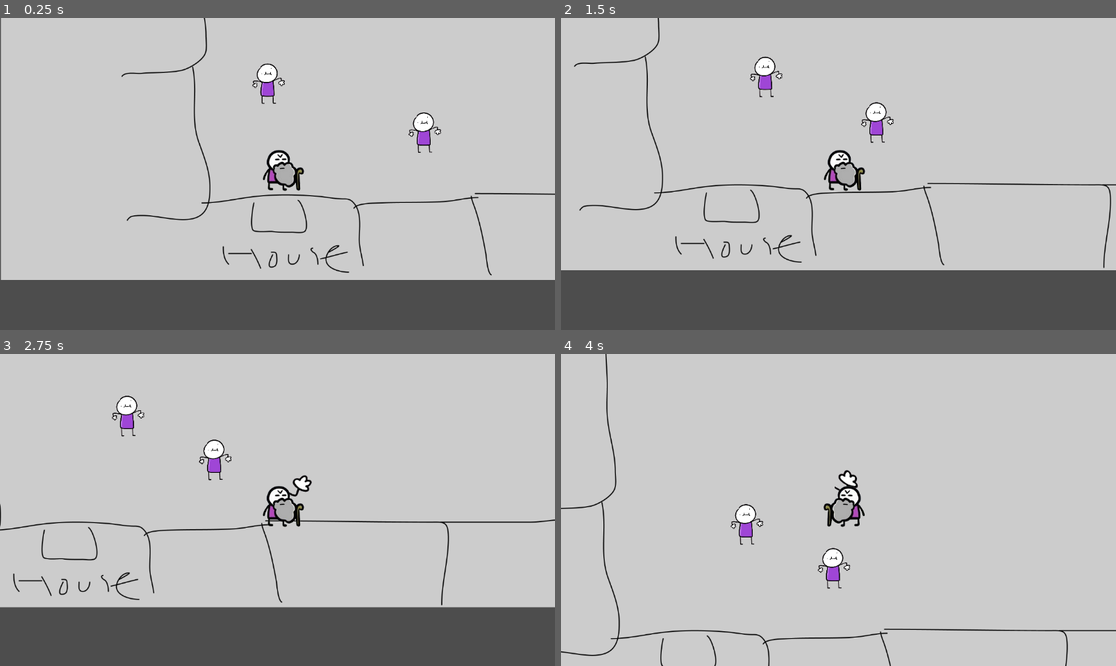
Above: before the commit, frames 1-4 (two rows, left to right).
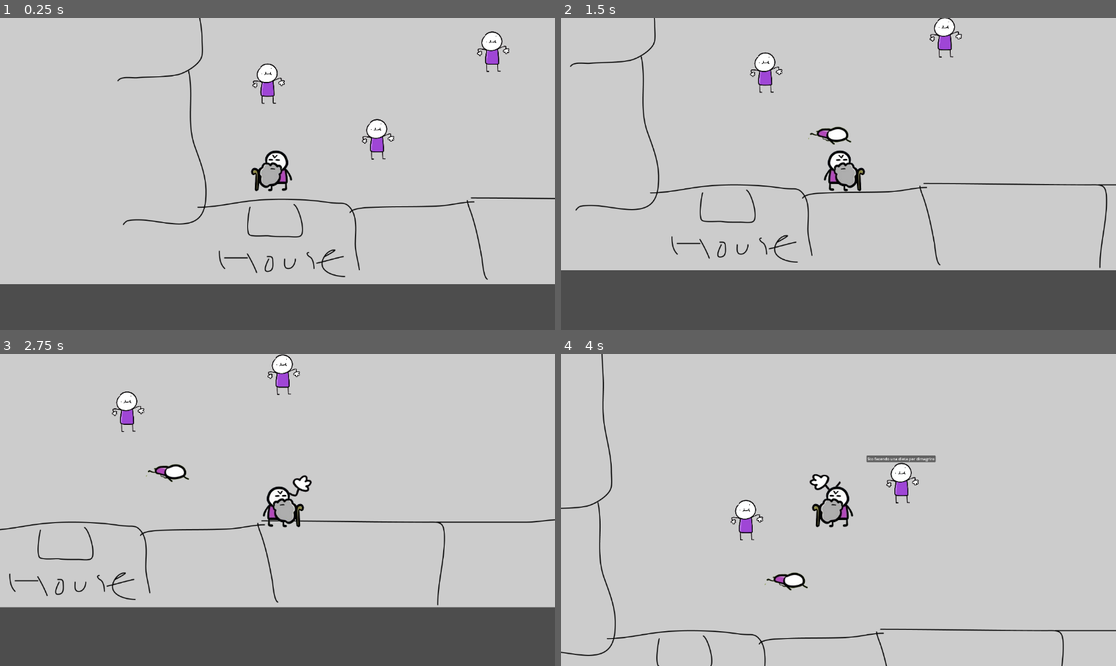
Above: after the commit, the same moments.

Repository: Athryell/Slap_game
Game: Godot game, scene res://Scenes/world.tscn
The game is run twice, just before and just after one commit, with the same random seed, the same clock (stepped at 60 frames per second) and the same inputs.
Inputs:
- Up to frame 1 (0.25 s): no input
- Up to frame 2 (1.5 s): hold D (move_right) 0.53-1.28 s; tap Space (slap_basic) at 0.6, 1.35 s; hold S (move_down) from 1.28 s (still down)
- Up to frame 3 (2.75 s): release S (move_down) at 2.03 s; hold D (move_right) from 2.03 s (still down); tap Space (slap_basic) at 2.1 s
- Up to frame 4 (4 s): release D (move_right) at 2.78 s; hold W (move_up) 2.78-3.53 s; tap Space (slap_basic) at 2.85, 3.6 s; hold A (move_left) from 3.53 s (still down)

The runs differ from the first frame. In frame 1, 5.5% of the frame differs, in the area x 0-100%, y 0-86%; in frame 2, 3.1%; in frame 3, 2.6%; in frame 4, 3.8%.

Commit message:
split base_char into people and collectible char, fixed one line dialogue

Diff:
--- a/Autoload/game_progress_manager.gd
+++ b/Autoload/game_progress_manager.gd
@@ -13,27 +13,28 @@
 var good_thing_slapped = 0
 
 
-func update_progress(f: Global.FACTION, t: Global.TYPE):
-	if f:
-		update_ending(f)
-	if t:
-		update_type(t)
+func update_ending_progress(faction: Global.FACTION) -> void:
+	if not faction:
+		return
 
-
-	print("SLAPPED a " + Global.FACTION.find_key(f) + " -> " + Global.TYPE.find_key(t))
-
-
-func update_ending(faction: Global.FACTION) -> void:
 	match faction:
 		Global.FACTION.BAD:
 			bad_thing_slapped += 1
 		Global.FACTION.GOOD:
 			good_thing_slapped += 1
 
+	print("SLAPPED a " + Global.FACTION.find_key(faction))
 
-func update_type(type: Global.TYPE) -> void:
+
+func update_collectible(type: Global.TYPE) -> void:
+	if not type:
+		push_error("Forgot to assign TYPE!")
+		return
+
 	match type:
 		Global.TYPE.BUTTERFLY:
 			butterflies_collected += 1
 		Global.TYPE.MOSQUITO:
 			mosquitoes_collected += 1
+
+	print("of TYPE -> " + Global.TYPE.find_key(type))
--- a/Components/dialogue_component.gd
+++ b/Components/dialogue_component.gd
@@ -21,7 +21,6 @@
 
 
 func _on_body_entered(body: Node2D) -> void:
-
 	if body is Player:
 		_show_dialogue()
 
@@ -34,11 +33,12 @@
 func _show_dialogue():
 	label.text = dialogue[dialogue_line]
 
-	dialogue_line += 1
-	if dialogue_line == dialogue.size():
-		dialogue_line = 0
+	if dialogue.size() > 1:
+		dialogue_line += 1
+		if dialogue_line == dialogue.size():
+			dialogue_line = 0
 
-	baloon_timer.start()
+		baloon_timer.start()
 
 	dialogue_container.visible = true
 
@@ -61,7 +61,11 @@
 func _on_text_timer_timeout() -> void:
 	_hide_dialogue()
 
-	var timer = get_tree().create_timer(PAUSE_BETWEEN_SENTENCES)
+	var timer
+	if dialogue_line == 0:
+		timer = get_tree().create_timer(PAUSE_BETWEEN_SENTENCES * 4)
+	else:
+		timer = get_tree().create_timer(PAUSE_BETWEEN_SENTENCES)
 	await timer.timeout
 
 	_show_dialogue()
--- a/Components/dialogue_component.tscn
+++ b/Components/dialogue_component.tscn
@@ -106,6 +106,7 @@
 one_shot = true
 
 [node name="DialogueContainer" type="CenterContainer" parent="."]
+z_index = 2
 anchors_preset = 7
 anchor_left = 0.5
 anchor_top = 1.0
--- a/Scenes/Characters/Player/player.gd
+++ b/Scenes/Characters/Player/player.gd
@@ -1,4 +1,6 @@
 class_name Player extends CharacterBody2D
+
+@export var sprite_offset_flip = 12
 
 const SPEED = 300.0
 var direction: Vector2
@@ -25,5 +27,7 @@
 func update_sprite() -> void:
 	if direction.x < 0:
 		player_sprite.flip_h = true
+		player_sprite.position.x = -sprite_offset_flip
 	else:
 		player_sprite.flip_h = false
+		player_sprite.position.x = sprite_offset_flip
--- a/Scenes/Characters/Player/player.tscn
+++ b/Scenes/Characters/Player/player.tscn
@@ -85,6 +85,30 @@
 "transitions": PackedFloat32Array(1),
 "update": 1,
 "values": [false]
+}
+tracks/6/type = "value"
+tracks/6/imported = false
+tracks/6/enabled = true
+tracks/6/path = NodePath("Sprite2D:flip_h")
+tracks/6/interp = 1
+tracks/6/loop_wrap = true
+tracks/6/keys = {
+"times": PackedFloat32Array(0),
+"transitions": PackedFloat32Array(1),
+"update": 1,
+"values": [false]
+}
+tracks/7/type = "value"
+tracks/7/imported = false
+tracks/7/enabled = true
+tracks/7/path = NodePath(".:position")
+tracks/7/interp = 1
+tracks/7/loop_wrap = true
+tracks/7/keys = {
+"times": PackedFloat32Array(0),
+"transitions": PackedFloat32Array(1),
+"update": 0,
+"values": [Vector2(0, 0)]
 }
 
 [sub_resource type="Animation" id="Animation_5on8c"]
@@ -162,10 +186,123 @@
 "update": 1,
 "values": [true]
 }
+tracks/6/type = "value"
+tracks/6/imported = false
+tracks/6/enabled = true
+tracks/6/path = NodePath("Sprite2D:flip_h")
+tracks/6/interp = 1
+tracks/6/loop_wrap = true
+tracks/6/keys = {
+"times": PackedFloat32Array(0),
+"transitions": PackedFloat32Array(1),
+"update": 1,
+"values": [false]
+}
+
+[sub_resource type="Animation" id="Animation_0svjp"]
+resource_name = "slap_left"
+length = 0.8
+tracks/0/type = "value"
+tracks/0/imported = false
+tracks/0/enabled = true
+tracks/0/path = NodePath(".:rotation")
+tracks/0/interp = 1
+tracks/0/loop_wrap = true
+tracks/0/keys = {
+"times": PackedFloat32Array(0.0333333, 0.566667, 0.666667, 0.766667),
+"transitions": PackedFloat32Array(1, 1, 1, 1),
+"update": 0,
+"values": [-1.39626, 0.0436332, -0.574213, -1.97048]
+}
+tracks/1/type = "value"
+tracks/1/imported = false
+tracks/1/enabled = true
+tracks/1/path = NodePath(".:skew")
+tracks/1/interp = 1
+tracks/1/loop_wrap = true
+tracks/1/keys = {
+"times": PackedFloat32Array(0.0333333, 0.566667, 0.666667, 0.766667),
+"transitions": PackedFloat32Array(1, 1, 1, 1),
+"update": 0,
+"values": [0.0, -0.427606, -0.729548, -0.190241]
+}
+tracks/2/type = "value"
+tracks/2/imported = false
+tracks/2/enabled = true
+tracks/2/path = NodePath(".:scale")
+tracks/2/interp = 1
+tracks/2/loop_wrap = true
+tracks/2/keys = {
+"times": PackedFloat32Array(0.0333333, 0.566667, 0.666667, 0.766667),
+"transitions": PackedFloat32Array(1, 1, 1, 1),
+"update": 0,
+"values": [Vector2(1, 1), Vector2(1.345, 1.345), Vector2(1, 1), Vector2(0.855, 0.855)]
+}
+tracks/3/type = "value"
+tracks/3/imported = false
+tracks/3/enabled = true
+tracks/3/path = NodePath(".:visible")
+tracks/3/interp = 1
+tracks/3/loop_wrap = true
+tracks/3/keys = {
+"times": PackedFloat32Array(0, 0.8),
+"transitions": PackedFloat32Array(1, 1),
+"update": 1,
+"values": [true, false]
+}
+tracks/4/type = "value"
+tracks/4/imported = false
+tracks/4/enabled = true
+tracks/4/path = NodePath("Area2D/CollisionShape2D:disabled")
+tracks/4/interp = 1
+tracks/4/loop_wrap = true
+tracks/4/keys = {
+"times": PackedFloat32Array(0, 0.566667, 0.766667),
+"transitions": PackedFloat32Array(1, 1, 1),
+"update": 1,
+"values": [true, false, true]
+}
+tracks/5/type = "value"
+tracks/5/imported = false
+tracks/5/enabled = true
+tracks/5/path = NodePath("SwingAudioStreamPlayer:playing")
+tracks/5/interp = 1
+tracks/5/loop_wrap = true
+tracks/5/keys = {
+"times": PackedFloat32Array(0.533333),
+"transitions": PackedFloat32Array(1),
+"update": 1,
+"values": [true]
+}
+tracks/6/type = "value"
+tracks/6/imported = false
+tracks/6/enabled = true
+tracks/6/path = NodePath("Sprite2D:flip_h")
+tracks/6/interp = 1
+tracks/6/loop_wrap = true
+tracks/6/keys = {
+"times": PackedFloat32Array(0),
+"transitions": PackedFloat32Array(1),
+"update": 1,
+"values": [true]
+}
+tracks/7/type = "value"
+tracks/7/imported = false
+tracks/7/enabled = true
+tracks/7/path = NodePath(".:position")
+tracks/7/interp = 1
+tracks/7/loop_wrap = true
+tracks/7/keys = {
+"times": PackedFloat32Array(0, 0.666667, 0.8),
+"transitions": PackedFloat32Array(1, 1, 1),
+"update": 0,
+"values": [Vector2(0, 0), Vector2(-17.605, 0), Vector2(0, 0)]
+}
 
 [sub_resource type="AnimationLibrary" id="AnimationLibrary_h25lp"]
 _data = {
 "RESET": SubResource("Animation_oh6pn"),
+"slap_left": SubResource("Animation_0svjp"),
 "slap_right": SubResource("Animation_5on8c")
 }
 
@@ -195,7 +332,7 @@
 metadata/_edit_group_ = true
 
 [node name="Area2D" type="Area2D" parent="Hand"]
-position = Vector2(50, -4)
+rotation = 0.888373
 collision_layer = 0
 collision_mask = 2
 
@@ -224,9 +361,9 @@
 
 [node name="PlayerSprite" type="Sprite2D" parent="."]
 z_index = 1
-position = Vector2(12, -7)
+position = Vector2(-12, -6)
 texture = ExtResource("1_w1b8n")
-metadata/_edit_lock_ = true
+flip_h = true
 
 [node name="CollisionShape2D" type="CollisionShape2D" parent="."]
 shape = SubResource("CircleShape2D_2lcr1")
--- a/Scenes/Characters/base_character.gd
+++ b/Scenes/Characters/base_character.gd
@@ -1,32 +1,24 @@
 class_name BaseCharacter extends Area2D
 
 @export var faction: Global.FACTION
-@export var type: Global.TYPE
 @export var achievement: Global.ACHIEVEMENT
 @export var max_amount_slap: int = 1
 
 @onready var slap_taken: int = 0
-@onready var sprite_normal: Sprite2D = $CharacterSpriteNormal
-@onready var sprite_faint: Sprite2D = $CharacterSpriteFaint
+
 @onready var collider: CollisionShape2D = $CollisionShape2D
 
 func deal_slap():
 	slap_taken += 1
 	if slap_taken >= max_amount_slap:
-		defeat()
+		_defeat()
 
 
-func defeat():
-	GameProgressManager.update_progress(faction, type)
+func _defeat(): # Added behaviours through inheritance
+	GameProgressManager.update_ending_progress(faction)
 	AchievementsManager.update_achievement(achievement)
 
-	if type == Global.TYPE.BUTTERFLY or type == Global.TYPE.MOSQUITO:
-		# TODO: Play explosion
-		queue_free()
-
 	collider.set_deferred("disabled", true)
-	sprite_normal.set_visible(false)
-	sprite_faint.set_visible(true)
 
 	var children = get_children()
 	for c in children:
--- a/Scenes/Characters/base_character.tscn
+++ b/Scenes/Characters/people_character.tscn
@@ -1,15 +1,15 @@
 [gd_scene load_steps=5 format=3 uid="uid://ckeg0pg2y5gmu"]
 
-[ext_resource type="Script" path="res://Scenes/Characters/base_character.gd" id="1_bmxlk"]
 [ext_resource type="Texture2D" uid="uid://dyxtbsdbjyvsk" path="res://Assets/Images/characters/base_character.png" id="1_vbo7x"]
+[ext_resource type="Script" path="res://people_character.gd" id="1_vixp1"]
 [ext_resource type="Texture2D" uid="uid://x88g0wvsoy26" path="res://Assets/Images/characters/faint_character.png" id="3_xc8hg"]
 
 [sub_resource type="CircleShape2D" id="CircleShape2D_w5sb3"]
 radius = 21.0
 
-[node name="BaseCharacter" type="Area2D"]
+[node name="PeopleCharacter" type="Area2D"]
 collision_layer = 2
-script = ExtResource("1_bmxlk")
+script = ExtResource("1_vixp1")
 
 [node name="CharacterSpriteNormal" type="Sprite2D" parent="."]
 position = Vector2(-9.53674e-07, -7)
--- a/Scenes/Characters/walking_characterTEST.tscn
+++ b/Scenes/Characters/walking_characterTEST.tscn
@@ -1,6 +1,6 @@
 [gd_scene load_steps=3 format=3 uid="uid://cyts84w8cw5ql"]
 
-[ext_resource type="PackedScene" uid="uid://ckeg0pg2y5gmu" path="res://Scenes/Characters/base_character.tscn" id="1_tbqkp"]
+[ext_resource type="PackedScene" uid="uid://ckeg0pg2y5gmu" path="res://Scenes/Characters/people_character.tscn" id="1_tbqkp"]
 [ext_resource type="Script" path="res://Scenes/Characters/walking_characterTEST.gd" id="2_4jykf"]
 
 [node name="WalkingCharacter" instance=ExtResource("1_tbqkp")]
--- a/Scenes/Collectibles/butterfly.tscn
+++ b/Scenes/Collectibles/butterfly_character.tscn
@@ -1,6 +1,6 @@
 [gd_scene load_steps=5 format=3 uid="uid://dcsowl3ni4cml"]
 
-[ext_resource type="Script" path="res://Scenes/Characters/base_character.gd" id="1_qgbqy"]
+[ext_resource type="Script" path="res://collectible_character.gd" id="1_t0bg3"]
 [ext_resource type="Texture2D" uid="uid://ds71881nyiw64" path="res://Assets/Images/characters/insect.png" id="2_fduws"]
 [ext_resource type="Script" path="res://Components/aim_movement_component.gd" id="3_2jn3v"]
 
@@ -9,8 +9,7 @@
 [node name="Butterfly" type="Area2D"]
 collision_layer = 2
 collision_mask = 0
-script = ExtResource("1_qgbqy")
-faction = 1
+script = ExtResource("1_t0bg3")
 type = 1
 
 [node name="Sprite2D" type="Sprite2D" parent="."]
--- a/Scenes/Collectibles/mosquito.tscn
+++ b/Scenes/Collectibles/mosquito_character.tscn
@@ -1,6 +1,6 @@
 [gd_scene load_steps=5 format=3 uid="uid://btepi5oqf7n27"]
 
-[ext_resource type="Script" path="res://Scenes/Characters/base_character.gd" id="1_rjs51"]
+[ext_resource type="Script" path="res://collectible_character.gd" id="1_llv05"]
 [ext_resource type="Texture2D" uid="uid://ds71881nyiw64" path="res://Assets/Images/characters/insect.png" id="2_qwy01"]
 [ext_resource type="Script" path="res://Components/aim_movement_component.gd" id="3_tf27q"]
 
@@ -9,8 +9,7 @@
 [node name="Mosquito" type="Area2D"]
 collision_layer = 2
 collision_mask = 0
-script = ExtResource("1_rjs51")
-faction = 2
+script = ExtResource("1_llv05")
 type = 2
 
 [node name="CollisionShape2D" type="CollisionShape2D" parent="."]
--- /dev/null
+++ b/Scenes/Locations/park.tscn
@@ -0,0 +1,51 @@
+[gd_scene load_steps=7 format=3 uid="uid://1nnk5ugjdmbh"]
+
+[ext_resource type="Texture2D" uid="uid://duponwclbcyvr" path="res://Assets/Images/Background/Park.png" id="1_5f2bm"]
+[ext_resource type="Script" path="res://base_scene.gd" id="1_g83sy"]
+[ext_resource type="PackedScene" uid="uid://x6axhovx7bm7" path="res://Scenes/change_scene_trigger.tscn" id="2_b8wi6"]
+[ext_resource type="PackedScene" uid="uid://bm7bb478qnqnb" path="res://Scenes/spawner.tscn" id="4_ijtyu"]
+
+[sub_resource type="RectangleShape2D" id="RectangleShape2D_kel4o"]
+size = Vector2(140, 146)
+
+[sub_resource type="RectangleShape2D" id="RectangleShape2D_frb76"]
+size = Vector2(3264, 1934)
+
+[node name="Park" type="Node2D"]
+script = ExtResource("1_g83sy")
+
+[node name="Map" type="StaticBody2D" parent="."]
+collision_layer = 8
+collision_mask = 0
+metadata/_edit_lock_ = true
+
+[node name="MapSprite" type="Sprite2D" parent="Map"]
+z_index = -10
+scale = Vector2(0.7, 0.7)
+texture = ExtResource("1_5f2bm")
+metadata/_edit_lock_ = true
+
+[node name="CollisionPolygon2D" type="CollisionPolygon2D" parent="Map"]
+build_mode = 1
+polygon = PackedVector2Array(-1455, -841, 1456, -834, 1453, 235, 286, 287, 286, 537, 358, 574, 358, 756, -1035, 782, -990, 574, -1334, 582, -1322, 393, -971, 408, -975, 336, -1466, 325)
+one_way_collision_margin = 0.0
+
+[node name="EntranceMarkers" type="Node2D" parent="."]
+
+[node name="Any" type="Marker2D" parent="EntranceMarkers"]
+position = Vector2(-837, 513)
+
+[node name="ChangeSceneTrigger" parent="." instance=ExtResource("2_b8wi6")]
+position = Vector2(-1078, 493)
+connected_scene = "square"
+metadata/_edit_group_ = true
+
+[node name="CollisionShape2D" type="CollisionShape2D" parent="ChangeSceneTrigger"]
+shape = SubResource("RectangleShape2D_kel4o")
+
+[node name="Spawner" parent="." instance=ExtResource("4_ijtyu")]
+metadata/_edit_group_ = true
+
+[node name="CollisionShape2D" type="CollisionShape2D" parent="Spawner"]
+shape = SubResource("RectangleShape2D_frb76")
+debug_color = Color(0.827451, 0.784314, 0.384314, 0.0431373)
--- a/Scenes/Locations/square.tscn
+++ b/Scenes/Locations/square.tscn
@@ -1,17 +1,15 @@
-[gd_scene load_steps=15 format=3 uid="uid://dpfrr66nhogrh"]
+[gd_scene load_steps=14 format=3 uid="uid://dpfrr66nhogrh"]
 
-[ext_resource type="Texture2D" uid="uid://3auos2kmfgya" path="res://Assets/Images/Background/Main.png" id="1_iarue"]
 [ext_resource type="Script" path="res://Scenes/Locations/square.gd" id="1_tv3b4"]
+[ext_resource type="Texture2D" uid="uid://dtujfineklugp" path="res://Assets/Images/Background/Square.png" id="2_ts71b"]
 [ext_resource type="PackedScene" uid="uid://x6axhovx7bm7" path="res://Scenes/change_scene_trigger.tscn" id="3_1da5n"]
 [ext_resource type="PackedScene" uid="uid://bm7bb478qnqnb" path="res://Scenes/spawner.tscn" id="3_hdrgv"]
-[ext_resource type="PackedScene" uid="uid://btepi5oqf7n27" path="res://Scenes/Collectibles/mosquito.tscn" id="5_d4rp8"]
 [ext_resource type="PackedScene" uid="uid://ddd4qbwvdrfrp" path="res://Components/dialogue_component.tscn" id="5_f41xw"]
-[ext_resource type="PackedScene" uid="uid://dcsowl3ni4cml" path="res://Scenes/Collectibles/butterfly.tscn" id="6_gflio"]
-[ext_resource type="PackedScene" uid="uid://ckeg0pg2y5gmu" path="res://Scenes/Characters/base_character.tscn" id="8_na3ma"]
+[ext_resource type="PackedScene" uid="uid://ckeg0pg2y5gmu" path="res://Scenes/Characters/people_character.tscn" id="8_na3ma"]
 [ext_resource type="Script" path="res://Components/marker_movement_component.gd" id="9_da8jy"]
 
 [sub_resource type="RectangleShape2D" id="RectangleShape2D_frnb2"]
-size = Vector2(2203, 1844)
+size = Vector2(2432, 1934)
 
 [sub_resource type="RectangleShape2D" id="RectangleShape2D_x7fn3"]
 size = Vector2(96, 52)
@@ -21,6 +19,9 @@
 
 [sub_resource type="RectangleShape2D" id="RectangleShape2D_ev3xd"]
 size = Vector2(174, 72)
+
+[sub_resource type="RectangleShape2D" id="RectangleShape2D_lramf"]
+size = Vector2(153, 134)
 
 [sub_resource type="CircleShape2D" id="CircleShape2D_48ed5"]
 radius = 85.4017
@@ -38,22 +39,19 @@
 [node name="MapSprite" type="Sprite2D" parent="Map"]
 z_index = -10
 scale = Vector2(0.7, 0.7)
-texture = ExtResource("1_iarue")
+texture = ExtResource("2_ts71b")
 metadata/_edit_lock_ = true
 
 [node name="CollisionPolygon2D" type="CollisionPolygon2D" parent="Map"]
+position = Vector2(2019.14, 0)
 build_mode = 1
-polygon = PackedVector2Array(-2658, 682, -2573, 682, -2569, 743, -2456, 750, -2443, 673, -1451, 660, -1455, 568, -1082, 552, -1060, 368, -1480, 415, -1487, -20, -1428, -29, -1421, -198, -1489, -198, -1505, -395, -1958, -429, -1960, -481, -2178, -467, -2167, -429, -2656, -395)
+polygon = PackedVector2Array(-2658, 682, -2573, 682, -2569, 743, -2456, 750, -2443, 673, -1451, 660, -1455, 568, -1082, 552, -1060, 368, -1480, 415, -1487, -20, -1428, -29, -1421, -198, -1489, -198, -1505, -395, -1958, -429, -1960, -481, -2178, -467, -2167, -429, -2650, -371)
 one_way_collision_margin = 0.0
 
 [node name="Spawner" parent="." instance=ExtResource("3_hdrgv")]
-position = Vector2(-2101, 221)
-butterfly = ExtResource("6_gflio")
-mosquito = ExtResource("5_d4rp8")
 metadata/_edit_group_ = true
 
 [node name="CollisionShape2D" type="CollisionShape2D" parent="Spawner"]
-position = Vector2(203.5, -100)
 shape = SubResource("RectangleShape2D_frnb2")
 debug_color = Color(0.827451, 0.784314, 0.384314, 0.0431373)
 
@@ -61,18 +59,21 @@
 metadata/_edit_lock_ = true
 
 [node name="Home" type="Marker2D" parent="EntranceMarkers"]
-position = Vector2(-2510, 629)
+position = Vector2(-490, 620)
 
 [node name="Pub" type="Marker2D" parent="EntranceMarkers"]
-position = Vector2(-1563, -89)
+position = Vector2(457, -98)
 
 [node name="Museum" type="Marker2D" parent="EntranceMarkers"]
-position = Vector2(-2054, -336)
+position = Vector2(-34, -345)
+
+[node name="Park" type="Marker2D" parent="EntranceMarkers"]
+position = Vector2(476, 503)
 
 [node name="Entrances" type="Node" parent="."]
 
 [node name="ChangeSceneTriggerHome" parent="Entrances" instance=ExtResource("3_1da5n")]
-position = Vector2(-2509, 720)
+position = Vector2(-489, 711)
 connected_scene = "home"
 metadata/_edit_group_ = true
 
@@ -80,7 +81,7 @@
 shape = SubResource("RectangleShape2D_x7fn3")
 
 [node name="ChangeSceneTriggerPub" parent="Entrances" instance=ExtResource("3_1da5n")]
-position = Vector2(-1460, -97)
+position = Vector2(560, -106)
 connected_scene = "pub"
 metadata/_edit_group_ = true
 
@@ -89,7 +90,7 @@
 shape = SubResource("RectangleShape2D_xajdv")
 
 [node name="ChangeSceneTriggerLibrary" parent="Entrances" instance=ExtResource("3_1da5n")]
-position = Vector2(-2068, -449)
+position = Vector2(-48, -458)
 connected_scene = "museum"
 metadata/_edit_group_ = true
 
@@ -97,10 +98,18 @@
 position = Vector2(1, -5)
 shape = SubResource("RectangleShape2D_ev3xd")
 
+[node name="ChangeSceneTriggerPark" parent="Entrances" instance=ExtResource("3_1da5n")]
+position = Vector2(669, 485)
+connected_scene = "park"
+metadata/_edit_group_ = true
+
+[node name="CollisionShape2D" type="CollisionShape2D" parent="Entrances/ChangeSceneTriggerPark"]
+shape = SubResource("RectangleShape2D_lramf")
+
 [node name="Characters" type="Node" parent="."]
 
 [node name="WalkCharacterTEST" parent="Characters" instance=ExtResource("8_na3ma")]
-position = Vector2(-2550, 448)
+position = Vector2(-530, 439)
 faction = 1
 achievement = 1
 
@@ -108,10 +117,10 @@
 script = ExtResource("9_da8jy")
 
 [node name="Marker2D" type="Marker2D" parent="Characters/WalkCharacterTEST/MarkerMovementComponent"]
-position = Vector2(-2387, 460)
+position = Vector2(-367, 451)
 
 [node name="ChattyCharTEST" parent="Characters" instance=ExtResource("8_na3ma")]
-position = Vector2(-2207, 551)
+position = Vector2(-45, 374)
 faction = 2
 metadata/_edit_group_ = true
 
@@ -120,3 +129,14 @@
 
 [node name="CollisionShape2D" type="CollisionShape2D" parent="Characters/ChattyCharTEST/DialogueComponent"]
 shape = SubResource("CircleShape2D_48ed5")
+
+[node name="ChattyCharTESToneline" parent="Characters" instance=ExtResource("8_na3ma")]
+position = Vector2(-284, 556)
+faction = 2
+metadata/_edit_group_ = true
+
+[node name="DialogueComponent" parent="Characters/ChattyCharTESToneline" instance=ExtResource("5_f41xw")]
+dialogue = Array[String](["just this line"])
+
+[node name="CollisionShape2D" type="CollisionShape2D" parent="Characters/ChattyCharTESToneline/DialogueComponent"]
+shape = SubResource("CircleShape2D_48ed5")
--- a/Scenes/hand.gd
+++ b/Scenes/hand.gd
@@ -12,12 +12,10 @@
 
 
 func slap() -> void:
-	anim.play("slap_right")
-	#if player_sprite.flip_h:
-		#anim.play("slap_left")
-		#hand_sprite.flip_h = true
-	#else:
-		#hand_sprite.flip_h = false
+	if player_sprite.flip_h:
+		anim.play("slap_left")
+	else:
+		anim.play("slap_right")
 
 
 func _on_area_2d_area_entered(area: Area2D) -> void:
--- a/Scenes/spawner.tscn
+++ b/Scenes/spawner.tscn
@@ -1,10 +1,14 @@
-[gd_scene load_steps=2 format=3 uid="uid://bm7bb478qnqnb"]
+[gd_scene load_steps=4 format=3 uid="uid://bm7bb478qnqnb"]
 
 [ext_resource type="Script" path="res://Scenes/spawner.gd" id="1_7li8b"]
+[ext_resource type="PackedScene" uid="uid://dcsowl3ni4cml" path="res://Scenes/Collectibles/butterfly_character.tscn" id="2_iexnu"]
+[ext_resource type="PackedScene" uid="uid://btepi5oqf7n27" path="res://Scenes/Collectibles/mosquito_character.tscn" id="3_byqls"]
 
 [node name="Spawner" type="Area2D"]
 collision_layer = 0
 collision_mask = 2
 script = ExtResource("1_7li8b")
+butterfly = ExtResource("2_iexnu")
+mosquito = ExtResource("3_byqls")
 
 [connection signal="area_exited" from="." to="." method="_on_area_exited"]
--- /dev/null
+++ b/collectible_character.gd
@@ -0,0 +1,11 @@
+class_name CollectibleCharacter extends BaseCharacter
+
+@export var type : Global.TYPE
+
+func _defeat():
+	super()
+
+	GameProgressManager.update_collectible(type)
+
+	# TODO: Play explosion
+	queue_free()
--- /dev/null
+++ b/people_character.gd
@@ -0,0 +1,10 @@
+class_name PeopleCharacter extends BaseCharacter
+
+@onready var sprite_normal: Sprite2D = $CharacterSpriteNormal
+@onready var sprite_faint: Sprite2D = $CharacterSpriteFaint
+
+func _defeat():
+	super()
+
+	sprite_normal.set_visible(false)
+	sprite_faint.set_visible(true)
Binary file added: Assets/Images/Background/Park.png
Not shown, added: Assets/Images/Background/Park.png.import
Binary file added: Assets/Images/Background/Square.png
Not shown, added: Assets/Images/Background/Square.png.import
Not shown: 1 places in Scenes/Characters/Player/player.tscn that only renumber resources
